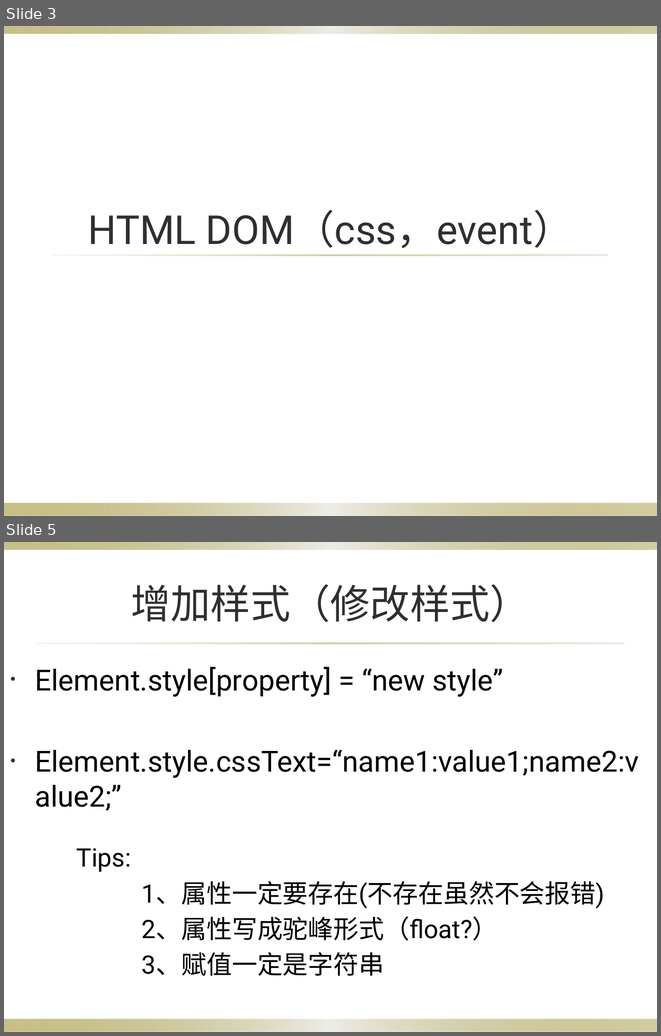
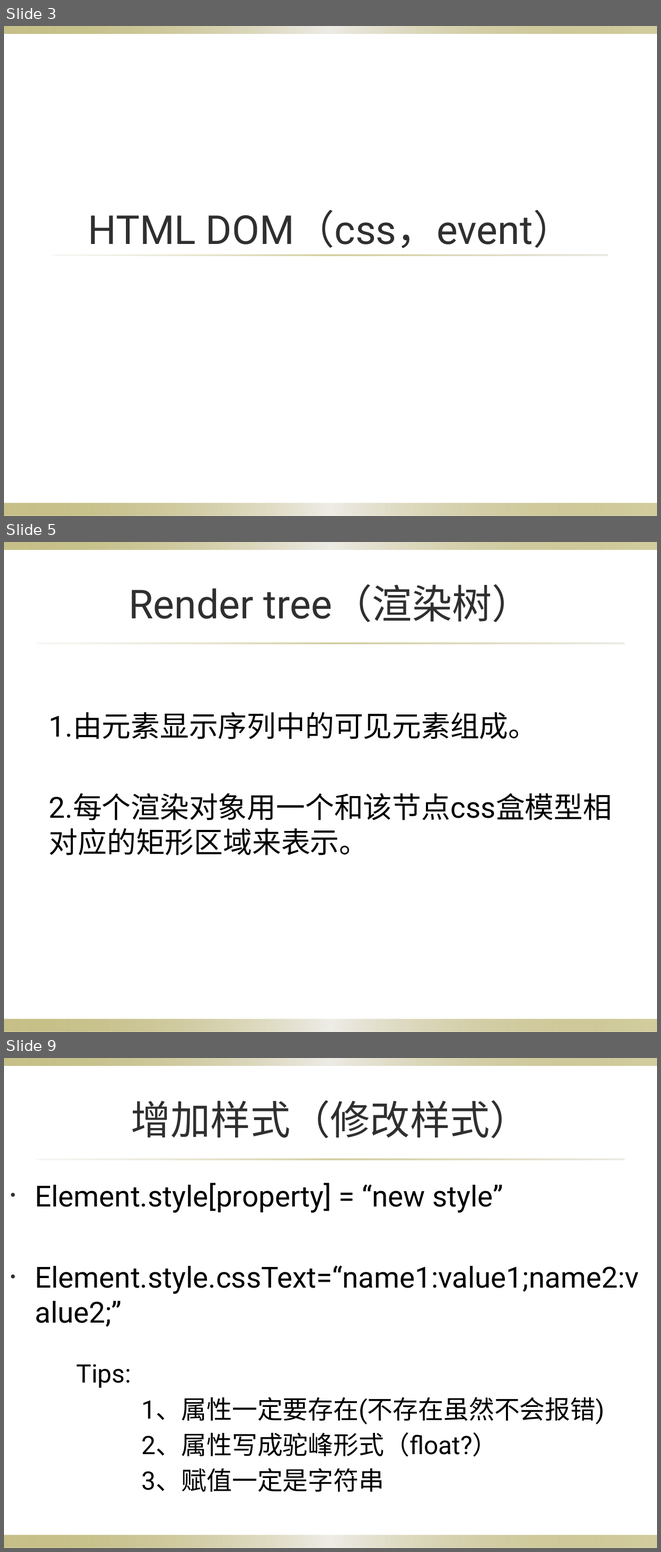
Before and after one commit to yangzcheung/yangzcheung, a slide deck: Dom/HTML DOM（css，event）.pptx. Shown one above the other, each under a label of ours: slides 3 and 5 before the commit, slides 3, 5 and 9 after it; the slides between them are not shown. The pictures are 661x1036 and 661x1552 pixels, drawn with LibreOffice and Linux fonts; fonts in the diff are those of the drawing; background and template pictures are left out. Boxes give left, top, right and bottom in pixels: in the first picture for what was removed or moved away, otherwise in the second. Text is boxed around its words. In the diff, an @@ line names an element or a change of style, - is before the commit and + after.

```diff
--- a/Dom/HTML DOM（css，event）.pptx
+++ b/Dom/HTML DOM（css，event）.pptx
@@ slide 5 added at (x1=4, y1=542, x2=657, y2=1032), background picture (left out); not listed: 3 template elements that a slide beside it also shows @@
@@ title added at (x1=129, y1=584, x2=532, y2=622), 44 pt, text #2F2F2F @@
+Render tree（渲染树）
@@ text added at (x1=49, y1=712, x2=612, y2=855), 32 pt, text #000000 @@
+1.由元素显示序列中的可见元素组成。
+2.每个渲染对象用一个和该节点css盒模型相对应的矩形区域来表示。
@@ what was slide 5 is now slide 9 @@
```
Also in this commit, not shown: 7 slides changed, 7 other slides added, 2 slides removed, 3 other files.
